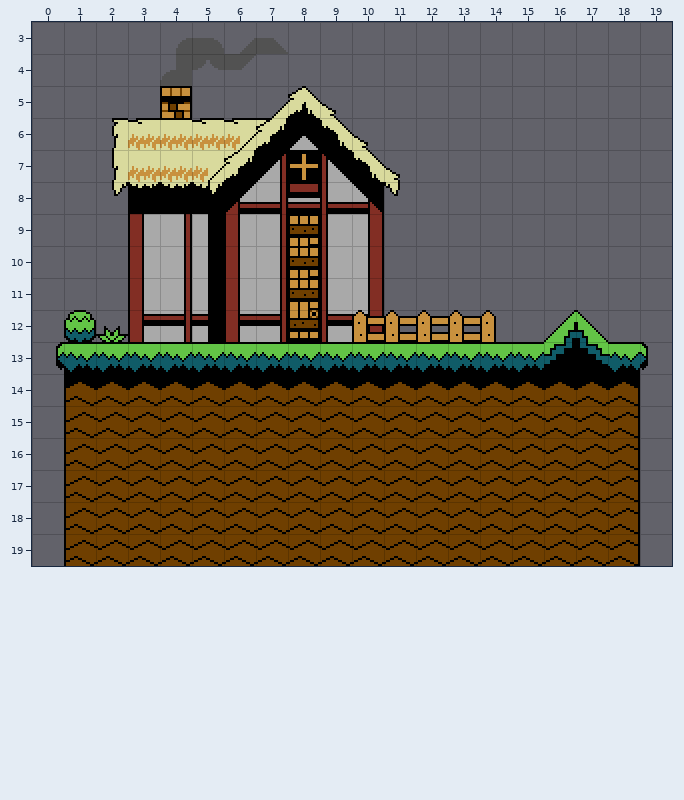
An edit to a level. Tiled map, maps/outside.tmx. Above: the version before the commit.
Cells are 16x16 px. Shown: x 0..19, y 3..19.
After:
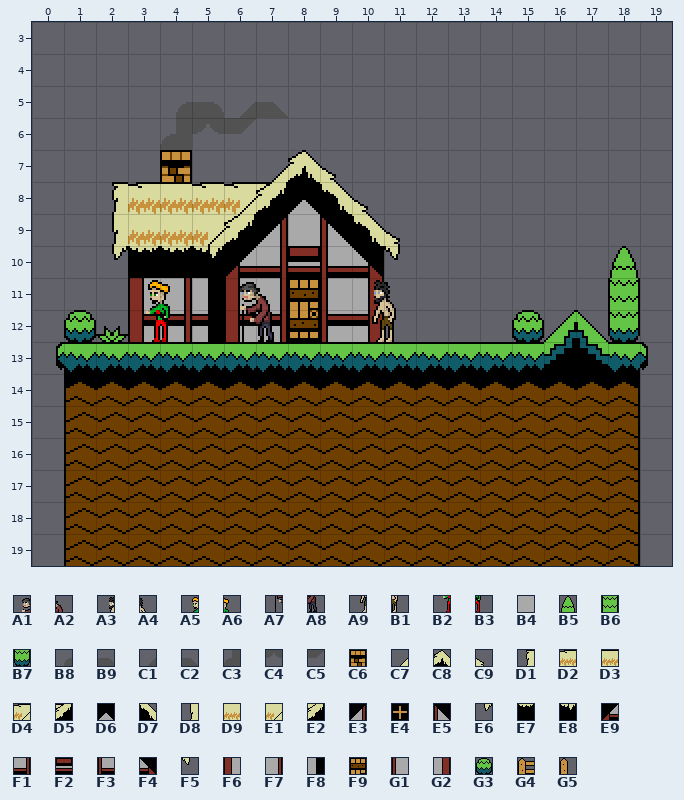
Key: from "characters": A1 0, A2 1, A3 2, A4 3, A5 4, A6 5, A7 6, A8 7, A9 8, B1 9, B2 10, B3 11; from "village": B4 1093, B5 1511, B6 1575, B7 1639, B8 3140, B9 3141, C1 3142, C2 3143, C3 3204, C4 3205, C5 3206, C6 3268, C7 3271, C8 3272, C9 3273, D1 3330, D2 3331, D3 3332, D4 3334, D5 3335, D6 3336, D7 3337, D8 3394, D9 3395, E1 3397, E2 3398, E3 3399, E4 3400, E5 3401, E6 3458, E7 3459, E8 3461, E9 3462, F1 3463, F2 3464, F3 3465, F4 3466, F5 3467, F6 3523, F7 3524, F8 3525, F9 3528, G1 3529, G2 3530, G3 3585, G4 3601, G5 3603.
__ is an empty cell.
Edits made:
Layer "main":
y 3: x 4..7 B8 B9 C1 C2 -> __ __ __ __
y 4: x 4..6 C3 C4 C5 -> __ __ __
y 5: x 4..9 C6 __ __ C7 C8 C9 -> B8 B9 C1 C2 __ __
y 6: x 2..10 D1 D2 D3 D2 D4 D5 D6 D7 C9 -> __ __ C3 C4 C5 __ __ __ __
y 7: x 2..11 D8 D9 D9 E1 E2 E3 E4 E5 D7 C9 -> __ __ C6 __ __ C7 C8 C9 __ __
y 8: x 2..11 E6 E7 E7 E8 E9 F1 F2 F3 F4 F5 -> D1 D2 D3 D2 D4 D5 D6 D7 C9 __
y 9: x 2..11 __ F6 F7 F8 F6 F7 F9 G1 G2 __ -> D8 D9 D9 E1 E2 E3 B4 E5 D7 C9
y 10: x 2..11 __ F6 F7 F8 F6 F7 F9 G1 G2 __ -> E6 E7 E7 E8 E9 F1 F2 F3 F4 F5; x 18 __ -> B5
y 11: x 18 __ -> B6
y 12: x 15 __ -> G3; x 18 __ -> B7
Layer "Tile Layer 2":
y 11: x 3..4 __ __ -> A5 A6; x 6..7 __ __ -> A1 A2; x 10..11 __ __ -> A3 A4
y 12: x 3..4 __ __ -> B2 B3; x 6..7 __ __ -> A7 A8; x 10..14 G4 G4 G4 G4 G5 -> A9 B1 __ __ __
Where, in picture pixels (left, top, right, bottom), the same in both pictures:
changed: (112, 38, 544, 342)
added: (608, 246, 640, 342)
